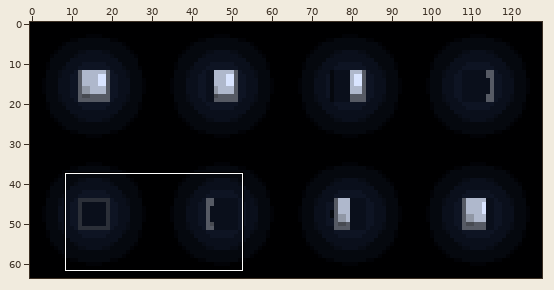
File history of a sprite sheet, core/assets/minecraft/textures/environment/moon_phases.png. The picture above shows the old version from afar; the outline marks the close-up.
Close-up. Old version:
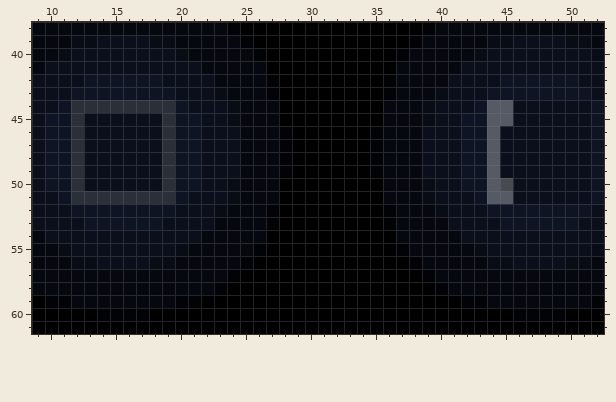
The file is 128x64 pixels. Colours within 5 levels of each other are drawn and written as one. Shown: x 9..52, y 38..61. The commit also changed other parts of the picture, which this record leaves out.
And afterwards:
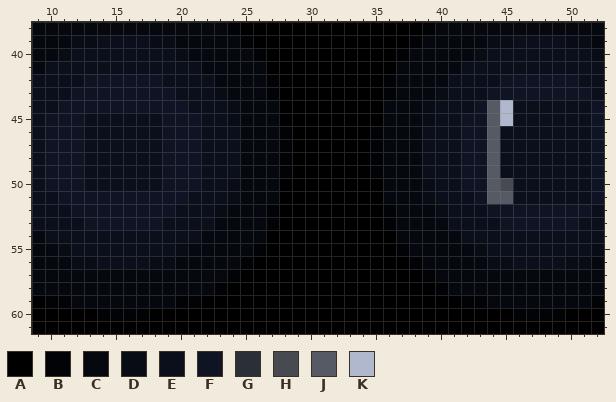
Palette (. is transparent): A #000001  B #020307  C #05080e  D #080c15  E #0a0f1b  F #0e1423  G #2b2f38  H #474a51  J #565a64  K #afb8cc
Edits made:
{"y":44,"x":12,"old":"GGGGGGGG","new":"FFFFFFFF"}
{"y":44,"x":45,"old":"J","new":"K"}
{"y":45,"x":12,"old":"G","new":"F"}
{"y":45,"x":19,"old":"G","new":"F"}
{"y":45,"x":45,"old":"J","new":"K"}
{"y":46,"x":12,"old":"G","new":"F"}
{"y":46,"x":19,"old":"G","new":"F"}
{"y":47,"x":12,"old":"G","new":"F"}
{"y":47,"x":19,"old":"G","new":"F"}
{"y":48,"x":12,"old":"G","new":"F"}
{"y":48,"x":19,"old":"G","new":"F"}
{"y":49,"x":12,"old":"G","new":"F"}
{"y":49,"x":19,"old":"G","new":"F"}
{"y":50,"x":12,"old":"G","new":"F"}
{"y":50,"x":19,"old":"G","new":"F"}
{"y":51,"x":12,"old":"GGGGGGGG","new":"FFFFFFFF"}
{"label":"changed","picture_box":[71,100,175,204]}
{"label":"changed","picture_box":[500,100,513,126]}
